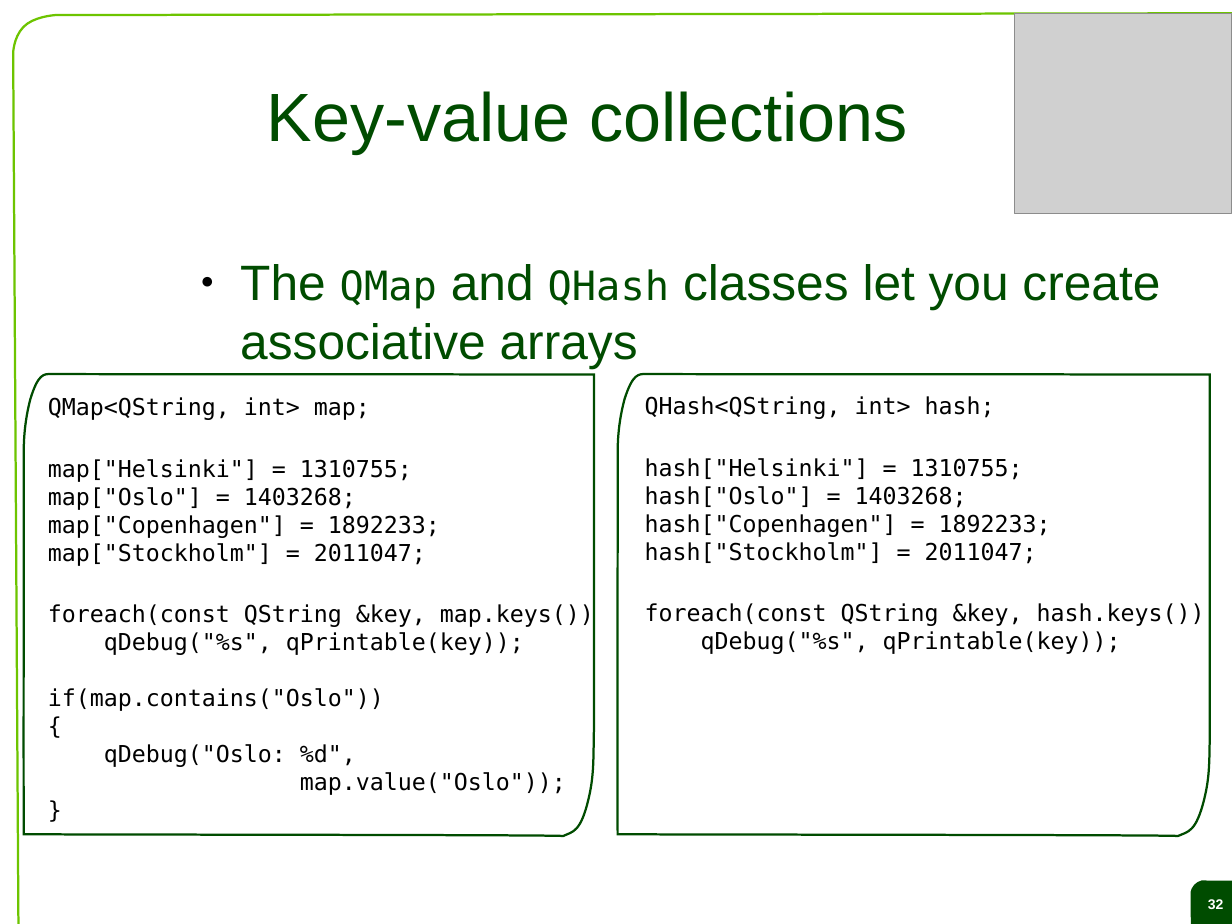
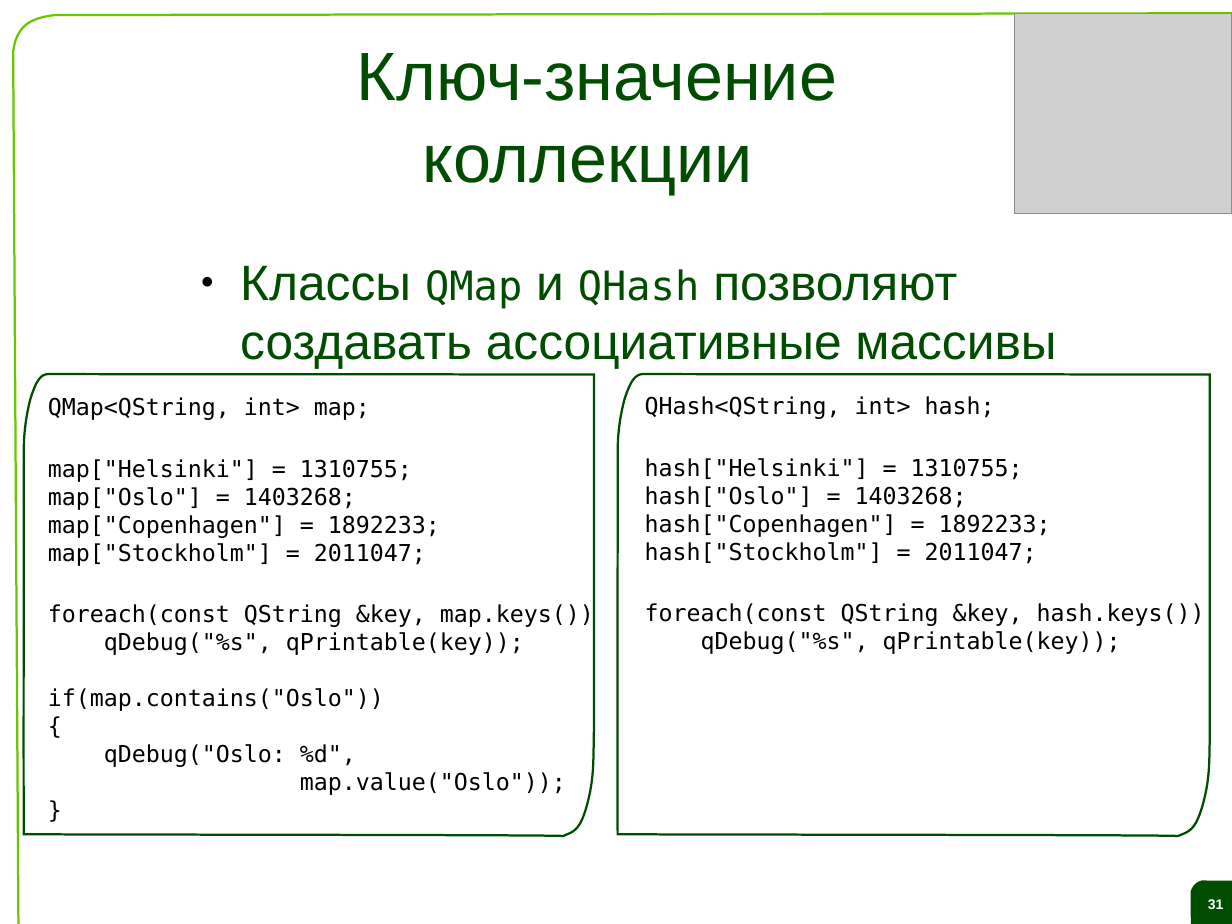
Before and after one commit to saa/qecm, a slide deck: slide 31 of Lectures and Exercises/L04 - Datatypes collections and files/L4 Slides.odp (slide 32 before the commit). Drawn at 1232x924 pixels with LibreOffice and Linux fonts; fonts in the diff are those of the drawing; grey boxes stand for pictures; background and template pictures are left out. Boxes give left, top, right and bottom in pixels: in the first picture for what was removed or moved away, otherwise in the second. Text is boxed around its words. In the diff, an @@ line names an element or a change of style, - is before the commit and + after.

```diff
--- a/Lectures and Exercises/L04 - Datatypes collections and files/L4 Slides.odp
+++ b/Lectures and Exercises/L04 - Datatypes collections and files/L4 Slides.odp
@@ title at (x1=357, y1=53, x2=837, y2=194): text changed @@
-Key-value collections
+Ключ-значение коллекции
@@ text at (x1=240, y1=265, x2=1056, y2=369): text changed @@
-● The QMap and QHash classes let you create associative arrays
+● Классы QMap и QHash позволяют создавать ассоциативные массивы
@@ page number at (x1=1208, y1=899, x2=1224, y2=909): text changed @@
-32
+31
```
Also in this commit, not shown: 23 other slides changed, 40 slides added, 41 slides removed.
